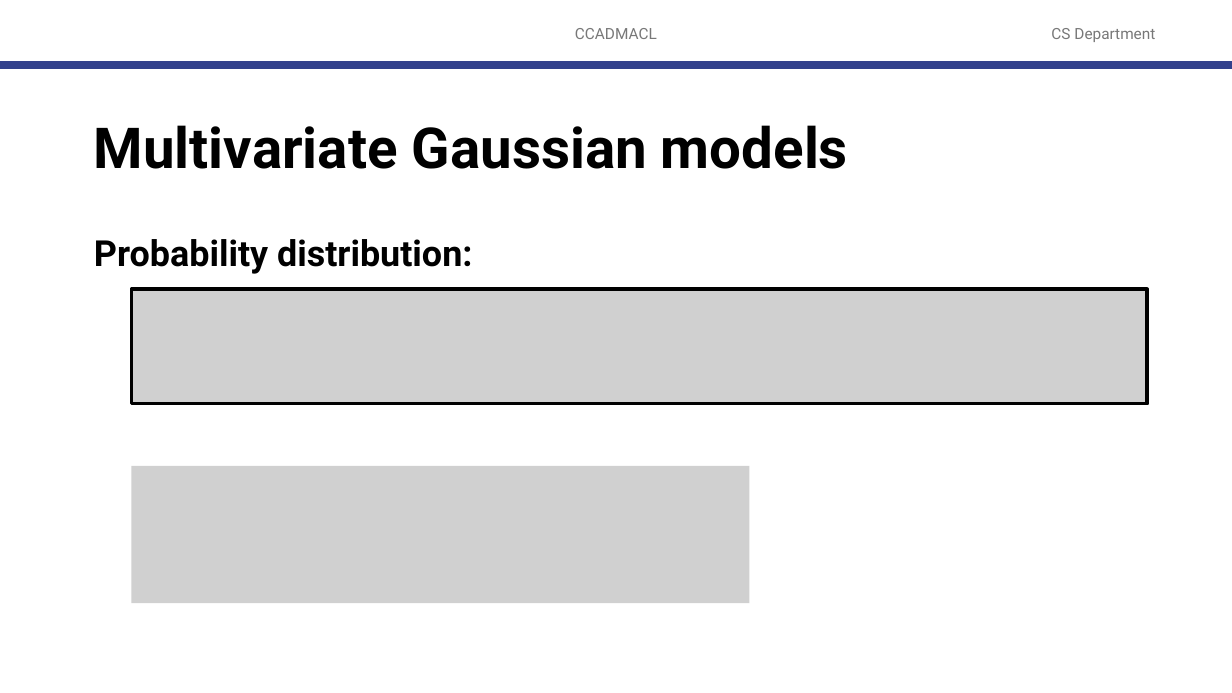
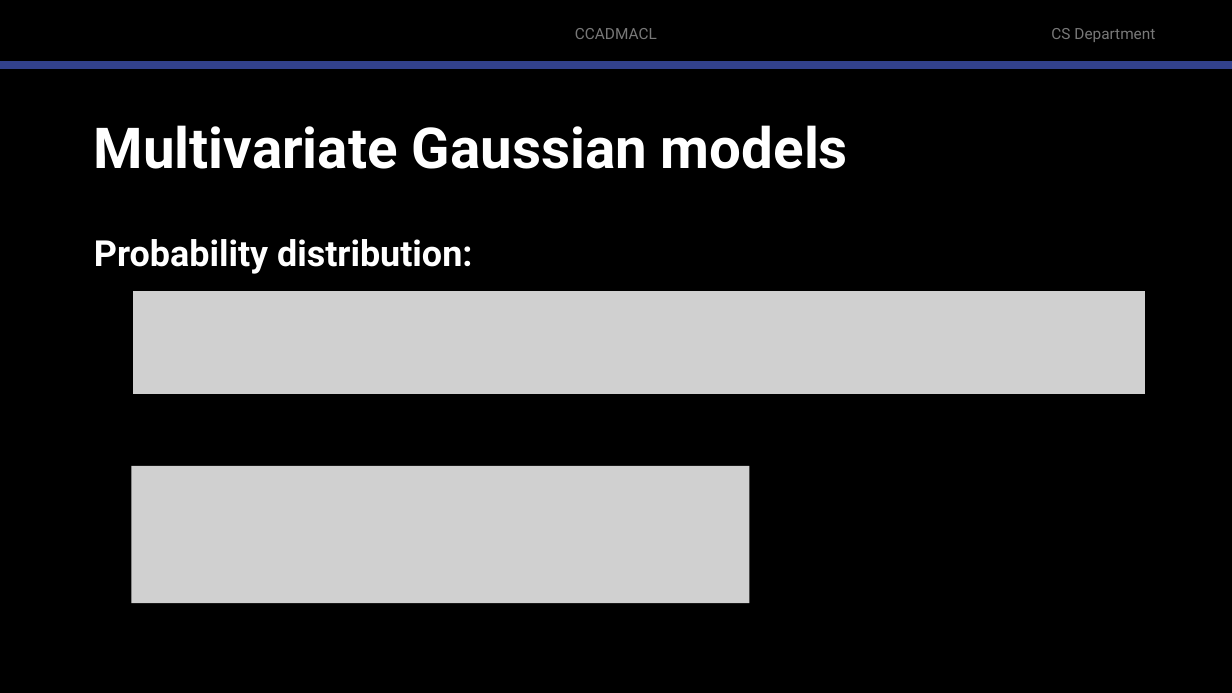
Before and after one commit to robitussin/CCADMACL, a slide deck: slide 56 of 8 - Gaussian Mixture Models/Introduction to Gaussian Mixture Models.pptx. Drawn at 1232x693 pixels with LibreOffice and Linux fonts; fonts in the diff are those of the drawing; grey boxes stand for pictures; background and template pictures are left out. Boxes give left, top, right and bottom in pixels: in the first picture for what was removed or moved away, otherwise in the second. Text is boxed around its words. In the diff, an @@ line names an element or a change of style, - is before the commit and + after.

```diff
--- a/8 - Gaussian Mixture Models/Introduction to Gaussian Mixture Models.pptx
+++ b/8 - Gaussian Mixture Models/Introduction to Gaussian Mixture Models.pptx
@@ background #FFFFFF to #000000 @@
@@ title "Multivariate Gaussian models" at (94, 125, 848, 169): text colour #000000 to #FFFFFF @@
@@ text "Probability distribution:" at (94, 239, 472, 274): text colour #000000 to #FFFFFF @@
@@ picture: place and size @@
-picture at (131, 289, 1147, 404)
+picture at (131, 289, 1147, 396)
```
Also in this commit, not shown: 19 other slides changed, 1 slide added.
